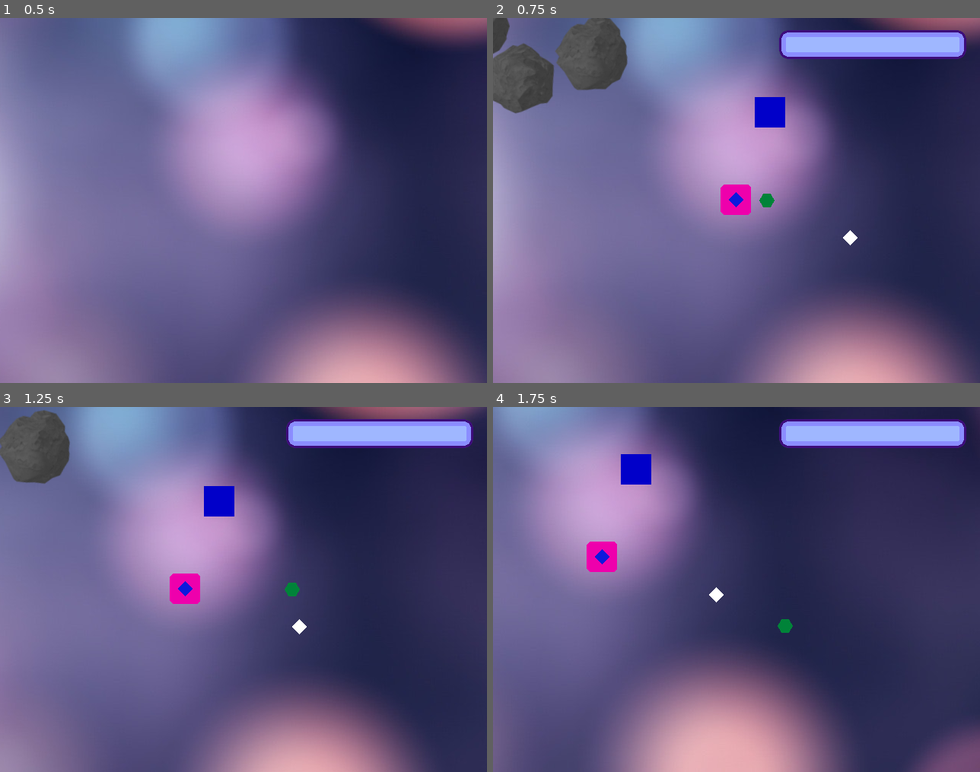
Above: before the commit, frames 1-4 (two rows, left to right).
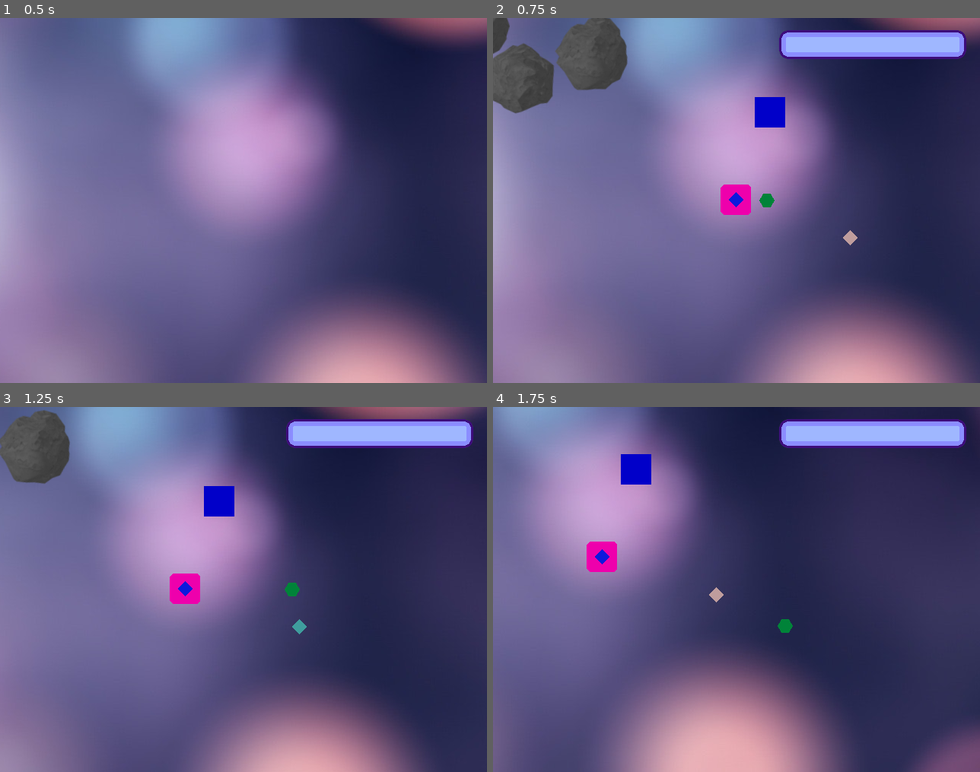
Above: after the commit, the same moments.

Repository: rikkiprince/ggj19-yyc-home
Game: Godot game, scene res://MainScene.tscn
The game is run twice, just before and just after one commit, with the same random seed, the same clock (stepped at 60 frames per second) and the same inputs.
Inputs:
- Up to frame 1 (0.5 s): no input
- Up to frame 2 (0.75 s): tap Enter (ui_accept) at 0.5 s; hold D from 0.53 s (still down)
- Up to frame 3 (1.25 s): keep holding D; tap Enter (ui_accept) at 0.77 s
- Up to frame 4 (1.75 s): release D at 1.28 s; hold S from 1.28 s (still down); tap Enter (ui_accept) at 1.52 s

Frame 1 is identical in both runs. In frame 2, less than 0.1% of the frame differs, in the area x 71-75%, y 58-63%; in frame 3, less than 0.1%; in frame 4, less than 0.1%.

Commit message:
Pulsing gems

Diff:
--- /dev/null
+++ b/godot-project/PowerUp/PowerUp.gd
@@ -0,0 +1,11 @@
+extends Node2D
+var hue = 0
+func _ready():
+	pass
+
+func _process(delta):
+	hue = hue + (delta/1.0)
+	print(delta)
+	if (hue > 1):
+		hue = 0
+	get_node("Area2D/PowerUpPoly2D").color.r = hue
--- a/godot-project/PowerUp/PowerUp.tscn
+++ b/godot-project/PowerUp/PowerUp.tscn
@@ -1,6 +1,7 @@
-[gd_scene load_steps=3 format=2]
+[gd_scene load_steps=4 format=2]
 
-[ext_resource path="res://PowerUp/Area2D.gd" type="Script" id=1]
+[ext_resource path="res://PowerUp/PowerUp.gd" type="Script" id=1]
+[ext_resource path="res://PowerUp/Area2D.gd" type="Script" id=2]
 
 [sub_resource type="CircleShape2D" id=1]
 
@@ -8,6 +9,8 @@
 radius = 12.6062
 
 [node name="PowerUp" type="Node2D" index="0"]
+
+script = ExtResource( 1 )
 
 [node name="Area2D" type="Area2D" parent="." index="0"]
 
@@ -18,13 +21,13 @@
 angular_damp = 1.0
 audio_bus_override = false
 audio_bus_name = "Master"
-script = ExtResource( 1 )
+script = ExtResource( 2 )
 
 [node name="PowerUpPoly2D" type="Polygon2D" parent="Area2D" index="0"]
 
 polygon = PoolVector2Array( 0, 10, -10, 0, 0, -10, 10, 0 )
 uv = PoolVector2Array(  )
-color = Color( 1, 1, 1, 1 )
+color = Color( 0.628906, 0.616623, 0.616623, 1 )
 vertex_colors = PoolColorArray(  )
 offset = Vector2( 0, 0 )
 antialiased = false
